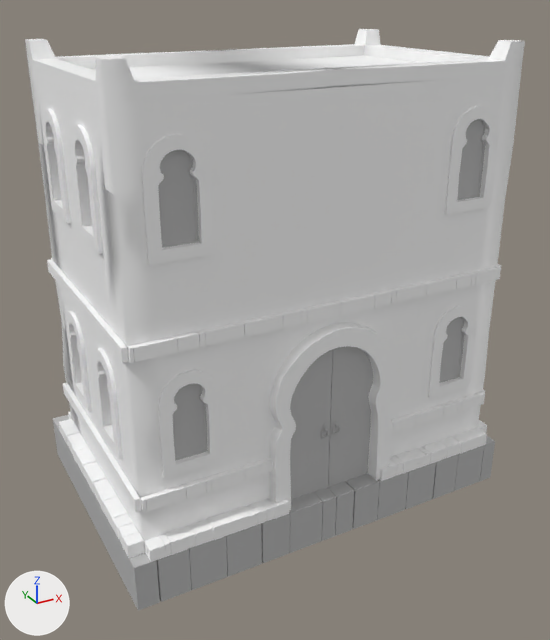
Two versions of the FBX model Orisha-Unity/Assets/Graph/Environment/City/houss/Houss_02.fbx, one commit apart.
Camera for both pictures: a camera (50 mm lens) standing at (-7.27, -13.53, 10.53) and looking at (-0.05, -0.39, 3.96). The axes (+X, +Y, +Z) are drawn at lower left. The lights are the same throughout. Where no turn or scale is listed for an object, it has been applied to the vertices. Vertices at the same position are counted once.

Names of what the first picture shows: 'Houss_02'.
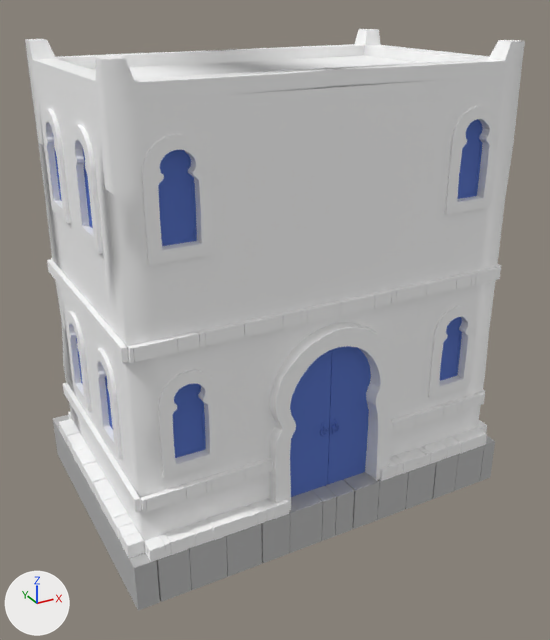
Diff of the bpy script that builds the scene:
```diff
--- a/Orisha-Unity/Assets/Graph/Environment/City/houss/Houss_02.fbx.py
+++ b/Orisha-Unity/Assets/Graph/Environment/City/houss/Houss_02.fbx.py
@@ me_mesh @@
-me_mesh.from_pydata(...)  # 8285 vertices, 6733 faces; spans x -4.32..4.32, y -2.94..2.94, z 0.0..9.59
+me_mesh.from_pydata(...)  # 8287 vertices, 6733 faces; spans x -4.32..4.32, y -2.94..2.94, z 0.0..9.59
+# me_mesh part 1: the loose piece of 114 vertices spanning x -3.74..-3.68, y 0.45..1.2, z 2.69..4.34 is turned 180 degrees about the z axis through its middle, then moved by (-0.21, -0.01, -0.01), in mat_blinn1 (blue #5472c7)
+# me_mesh part 2: the loose piece of 114 vertices spanning x -3.74..-3.68, y -1.54..-0.79, z 2.69..4.34 is turned 180 degrees about the z axis through its middle, then moved by (-0.21, 0.0, -0.01), in mat_blinn1 (blue #5472c7)
+# me_mesh part 3: the loose piece of 114 vertices spanning x -3.74..-3.68, y 0.45..1.2, z 6.68..8.33 is turned 180 degrees about the z axis through its middle, then moved by (-0.21, -0.01, 0.01), in mat_blinn1 (blue #5472c7)
+# me_mesh part 4: the loose piece of 4 vertices spanning x -3.7, y -1.58..-0.77, z 6.65..8.32 is moved by (-0.23, 0.03, 0.01), in mat_blinn1 (blue #5472c7)
+# me_mesh part 5: the loose piece of 114 vertices spanning x -3.74..-3.68, y -1.54..-0.79, z 6.68..8.33 is turned 180 degrees about the z axis through its middle, then moved by (-0.21, 0.0, 0.01), in mat_blinn1 (blue #5472c7)
+# me_mesh part 6: the loose piece of 114 vertices spanning x 2.64..3.39, y -2.57..-2.51, z 2.69..4.34 is rebuilt with 114 vertices and now spans x 2.64..3.39, y -2.49..-2.44, z 2.68..4.32, in mat_blinn1 (blue #5472c7)
+# me_mesh part 7: the loose piece of 114 vertices spanning x -3.36..-2.61, y -2.57..-2.51, z 2.69..4.34 is rebuilt with 114 vertices and now spans x -3.36..-2.61, y -2.49..-2.44, z 2.68..4.32, in mat_blinn1 (blue #5472c7)
+# me_mesh part 8: the loose piece of 114 vertices spanning x 2.64..3.39, y -2.57..-2.51, z 6.68..8.33 is rebuilt with 114 vertices and now spans x 2.64..3.39, y -2.49..-2.44, z 6.7..8.34, in mat_blinn1 (blue #5472c7)
+# me_mesh part 9: the loose piece of 114 vertices spanning x -3.36..-2.61, y -2.57..-2.51, z 6.68..8.33 is rebuilt with 114 vertices and now spans x -3.36..-2.61, y -2.49..-2.44, z 6.7..8.34, in mat_blinn1 (blue #5472c7)
+# me_mesh part 10: the loose piece of 18 vertices spanning x -1.11..1.15, y -2.56..-2.55, z 1.0..4.33 is rebuilt with 18 vertices and now spans x -1.08..1.18, y -2.49..-2.47, z 0.98..4.32, in mat_blinn1 (blue #5472c7)
+# me_mesh part 11: the loose piece of 4 vertices spanning x 2.59..3.41, y -2.54, z 2.66..4.33 is rebuilt with 4 vertices and now spans x 2.59..3.41, y -2.47, z 2.64..4.32, in mat_blinn1 (blue #5472c7)
+# me_mesh part 12: the loose piece of 4 vertices spanning x -3.41..-2.59, y -2.54, z 2.66..4.33 is rebuilt with 4 vertices and now spans x -3.4..-2.59, y -2.47, z 2.64..4.32, in mat_blinn1 (blue #5472c7)
+# me_mesh part 13: the loose piece of 4 vertices spanning x 2.59..3.41, y -2.54, z 6.65..8.32 is rebuilt with 4 vertices and now spans x 2.59..3.41, y -2.47, z 6.66..8.33, in mat_blinn1 (blue #5472c7)
+# me_mesh part 14: the loose piece of 4 vertices spanning x -3.41..-2.59, y -2.54, z 6.65..8.32 is rebuilt with 4 vertices and now spans x -3.4..-2.59, y -2.47, z 6.66..8.33, in mat_blinn1 (blue #5472c7)
+# me_mesh part 15: 13 loose pieces with 652 vertices, spanning x -3.41..3.41, y -2.63..-2.33, z 2.18..8.32, are deleted
+# me_mesh part 16: 203 vertices removed from x -0.19..0.24, y -2.58..-2.33, z 2.18..2.57; 857 vertices added at x -3.4..3.41, y -2.62..-2.17, z 1.0..8.33
 me_mesh.materials.append(mat_lambert3)
 me_mesh.materials.append(mat_wall)
-me_mesh.materials.append(mat_lambert1)  # grey #bcbcbc
-me_mesh.materials.append(mat_lambert14)  # grey #bcbcbc
 me_mesh.materials.append(mat_chape_initialshadinggroup6)
 me_mesh.materials.append(mat_pasted__lambert3)
+me_mesh.materials.append(mat_blinn1)  # blue #5472c7
```

Pixel boxes (x1, y1, x2, y2) of what changed, in the pictures (550 x 640 px; the box of a moved part takes in the faces that stretch with it):
part 1 of me_mesh, moved or reshaped (not visible before)
    after: (76, 338, 83, 385)
part 2 of me_mesh, moved or reshaped (not visible before)
    after: (105, 376, 113, 430)
part 3 of me_mesh, moved or reshaped (not visible before)
    after: (53, 136, 62, 201)
part 4 of me_mesh, moved or reshaped (not visible before)
    after: (86, 172, 92, 224)
part 5 of me_mesh, moved or reshaped (not visible before)
    after: (82, 147, 93, 228)
part 6 of me_mesh, rebuilt
    before: (439, 317, 464, 383)
    after: (440, 317, 462, 381)
part 7 of me_mesh, rebuilt
    before: (173, 385, 207, 461)
    after: (175, 384, 206, 458)
part 8 of me_mesh, rebuilt
    before: (457, 119, 485, 200)
    after: (458, 119, 483, 199)
part 9 of me_mesh, rebuilt
    before: (158, 150, 199, 248)
    after: (162, 150, 197, 246)
part 10 of me_mesh, rebuilt
    before: (290, 346, 373, 500)
    after: (290, 346, 371, 497)
part 11 of me_mesh, rebuilt (not visible before)
    after: (440, 317, 461, 378)
part 12 of me_mesh, rebuilt (not visible before)
    after: (173, 383, 203, 455)
part 13 of me_mesh, rebuilt (not visible before)
    after: (458, 120, 481, 196)
part 14 of me_mesh, rebuilt (not visible before)
    after: (158, 150, 194, 242)
part 15 of me_mesh, deleted
    before: (158, 120, 484, 457)
part 16 of me_mesh, built on
    before: (321, 420, 339, 440)
    after: (241, 419, 340, 507)
